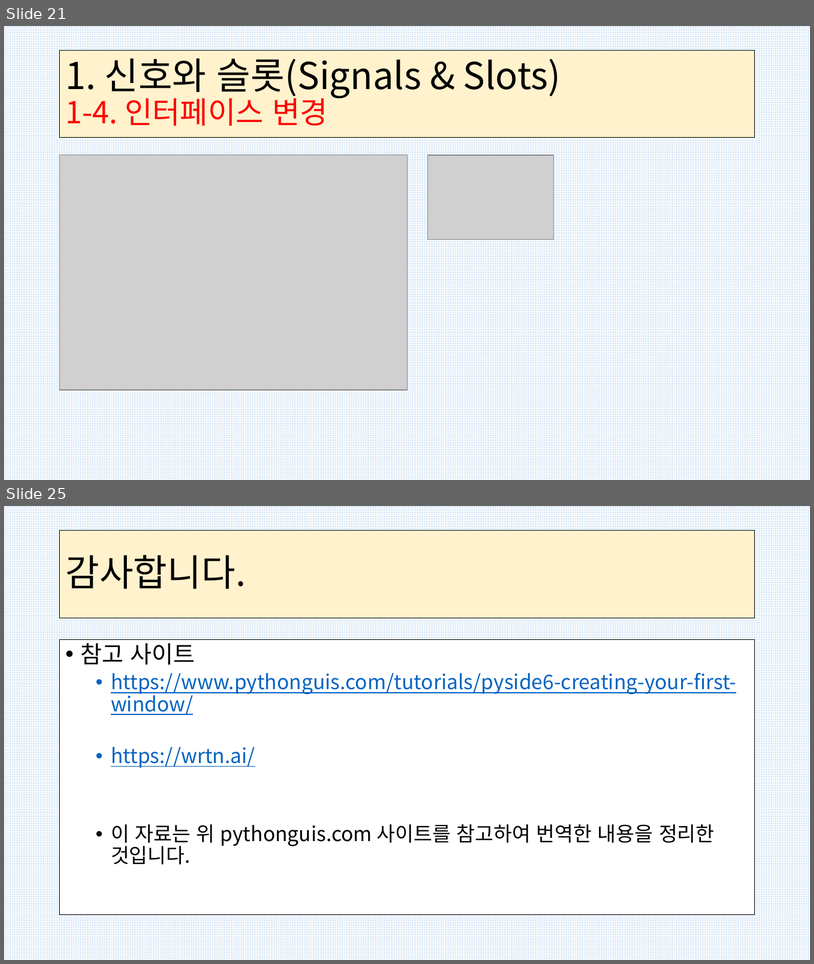
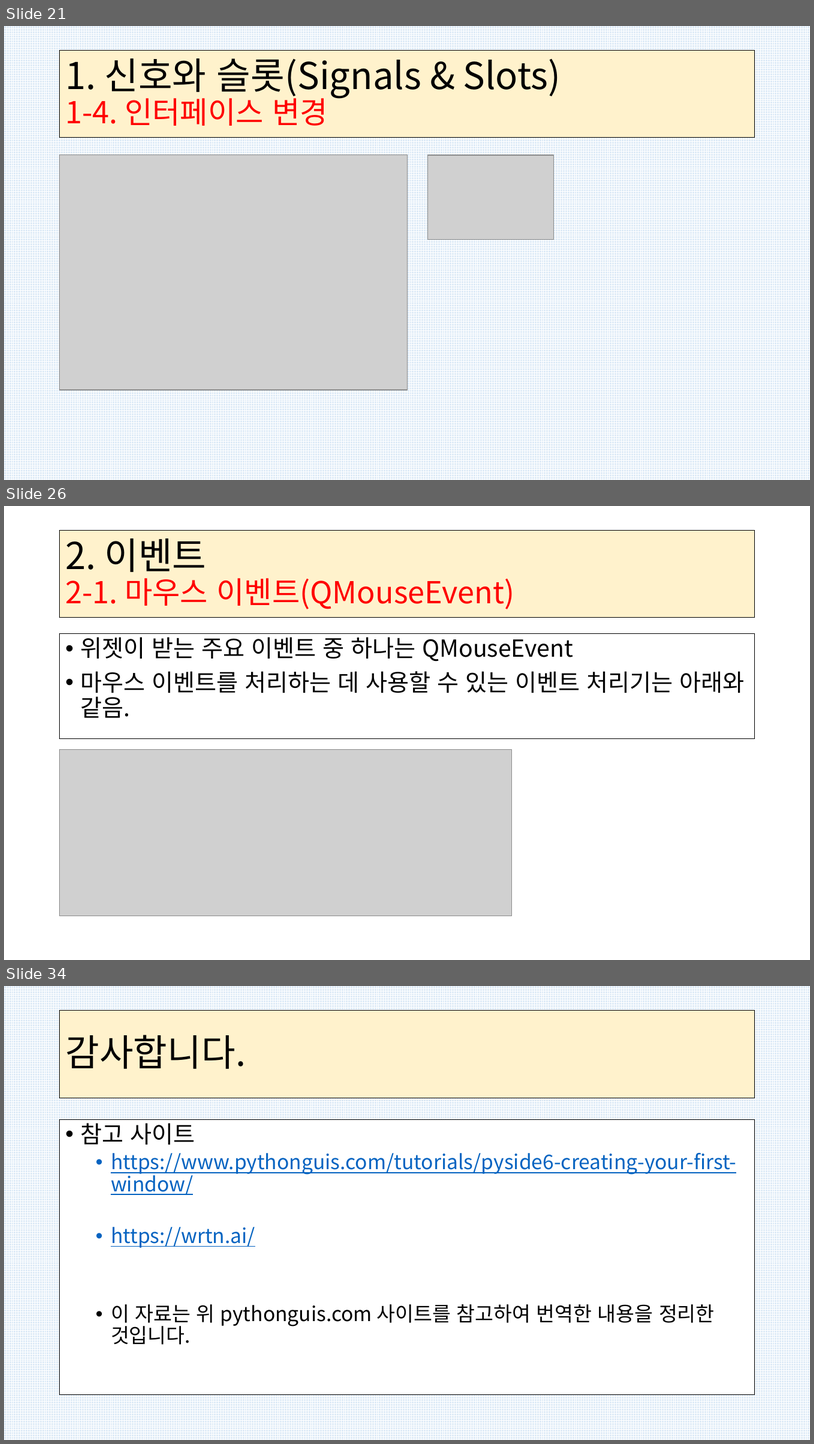
Before and after one commit to kig2929kig/PySide6, a slide deck: PySide-2.pptx. Shown one above the other, each under a label of ours: slides 21 and 25 before the commit, slides 21, 26 and 34 after it; the slides between them are not shown. The pictures are 814x964 and 814x1444 pixels, drawn with LibreOffice and Linux fonts; fonts in the diff are those of the drawing; grey boxes stand for pictures. Boxes give left, top, right and bottom in pixels: in the first picture for what was removed or moved away, otherwise in the second. Text is boxed around its words. In the diff, an @@ line names an element or a change of style, - is before the commit and + after.

```diff
--- a/PySide-2.pptx
+++ b/PySide-2.pptx
@@ slide 26 added at (x1=4, y1=506, x2=810, y2=960), background #FFFFFF @@
@@ title added at (x1=60, y1=530, x2=755, y2=618), fill #FFF2CC, outline #000000 0.75 pt, 36 pt, text #FF0000 @@
+2. 이벤트
+2-1. 마우스 이벤트(QMouseEvent)
@@ text added at (x1=60, y1=634, x2=755, y2=738), fill #FFFFFF, outline #000000 0.75 pt, 28 pt, text #000000 @@
+• 위젯이 받는 주요 이벤트 중 하나는 QMouseEvent
+• 마우스 이벤트를 처리하는 데 사용할 수 있는 이벤트 처리기는 아래와 같음.
@@ picture added at (x1=60, y1=750, x2=512, y2=916) @@
@@ what was slide 25 is now slide 34 @@
```
Also in this commit, not shown: 2 slides changed, 9 other slides added, 1 slide removed.
